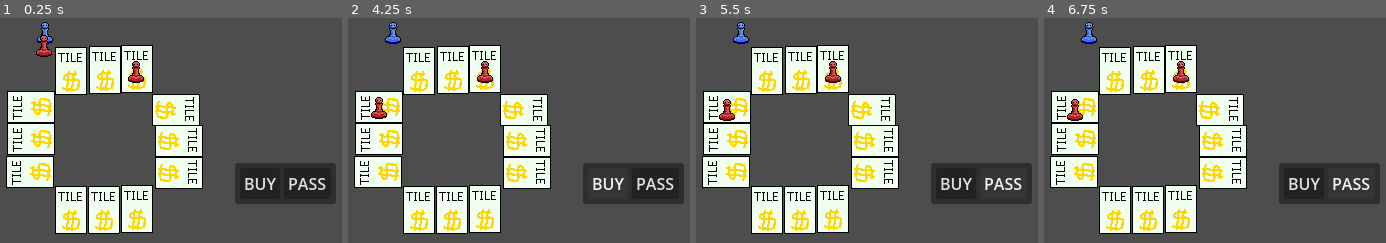
Above: before the commit, frames 1-4 (left to right).
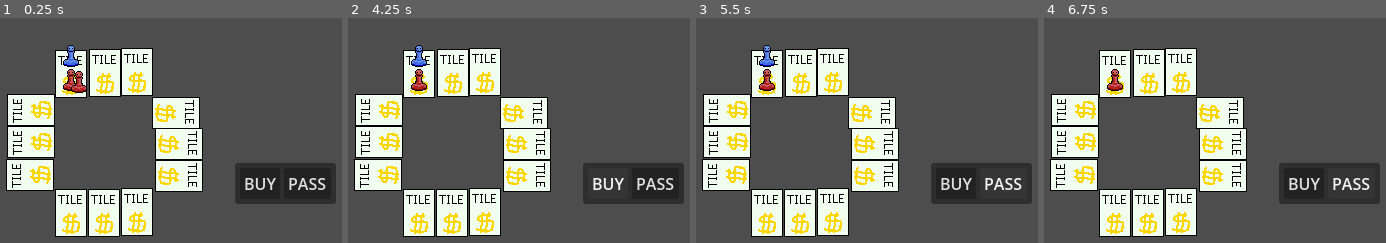
Above: after the commit, the same moments.

Repository: JosueMonteiroUchoaAlves/monopoly-godot
Game: Godot game, scene res://scenes/Root.tscn
Same seed, same stepped clock (60 frames per second), same inputs: the game is played once before the commit and once after it.
Inputs:
- Up to frame 1 (0.25 s): no input
- Up to frame 2 (4.25 s): click "BUY" at 0.5 s; click "PASS" at 1.25 s; click "BUY" at 2 s; click "PASS" at 2.75 s; click "BUY" at 3.5 s
- Up to frame 3 (5.5 s): click "PASS" at 4.25 s; tap Enter at 5 s
- Up to frame 4 (6.75 s): tap Space at 5.75 s; tap Enter at 6.5 s

The runs differ from the first frame. In frame 1, 9.4% of the frame differs, in the area x 1-60%, y 1-98%; in frame 2, 9.3%; in frame 3, 9.3%; in frame 4, 9.1%.

Commit message:
Refactor:     - Pasta criada pelo VScode adicionada ao .gitignore     - Round passa a ter uma função para o setup, e outra para iniciar a partida.     - Round deixa de armazenar tiles (não é da conta dele...)     - A responsabilidade de mover o player  sai de Round e vai para controller. Round deve apenas dizer o quanto ele vai se mover.     - Board agora linka cada TileNode com seu respectivo Tile (logic core)     - Função de "skip" adicionada a todos os controles     - Tiles pede para o controller do player executar o turno de acordo com a proposta dela

Diff:
--- a/scenes/Board.tscn
+++ b/scenes/Board.tscn
@@ -1,6 +1,6 @@
 [gd_scene format=3 uid="uid://dl1cqpu3o42dl"]
 
-[ext_resource type="Script" uid="uid://cy2qs3cy8pfvv" path="res://scenes/Board.gd" id="1_66b1s"]
+[ext_resource type="Script" uid="uid://cy2qs3cy8pfvv" path="res://scenes/scripts/Board.gd" id="1_66b1s"]
 [ext_resource type="PackedScene" uid="uid://b2isg06fnmy2a" path="res://scenes/Tile.tscn" id="2_w6jgk"]
 [ext_resource type="PackedScene" uid="uid://bhaxklaynv8re" path="res://scenes/Player.tscn" id="3_xdl3i"]
 
@@ -9,16 +9,16 @@
 
 [node name="Player" parent="." unique_id=1879539904 instance=ExtResource("3_xdl3i")]
 z_index = 1
-position = Vector2(48, 12)
+position = Vector2(74, 32)
 
 [node name="Enemy1" parent="." unique_id=2042366148 instance=ExtResource("3_xdl3i")]
 z_index = 1
-position = Vector2(46, 50)
+position = Vector2(63, 60)
 is_enemy = true
 
 [node name="Enemy2" parent="." unique_id=1165085393 instance=ExtResource("3_xdl3i")]
 z_index = 1
-position = Vector2(47, 25)
+position = Vector2(82, 58)
 is_enemy = true
 
 [node name="Tile1" parent="." unique_id=2050578409 instance=ExtResource("2_w6jgk")]
--- a/scenes/Control.tscn
+++ b/scenes/Control.tscn
@@ -1,6 +1,6 @@
 [gd_scene format=3 uid="uid://boomd2ke57g72"]
 
-[ext_resource type="Script" uid="uid://ci7fkhj6u2qft" path="res://scenes/Control.gd" id="1_5p55f"]
+[ext_resource type="Script" uid="uid://ci7fkhj6u2qft" path="res://scenes/scripts/Control.gd" id="1_5p55f"]
 
 [node name="Control" type="Control" unique_id=669627200]
 layout_mode = 3
--- a/scenes/Round.tscn
+++ b/scenes/Round.tscn
@@ -1,6 +1,6 @@
 [gd_scene format=3 uid="uid://c3tw2mp6n70ph"]
 
-[ext_resource type="Script" uid="uid://cdj5d8vwctys6" path="res://scenes/Round.gd" id="1_a4rw8"]
+[ext_resource type="Script" uid="uid://cdj5d8vwctys6" path="res://scenes/scripts/Round.gd" id="1_a4rw8"]
 [ext_resource type="PackedScene" uid="uid://boomd2ke57g72" path="res://scenes/Control.tscn" id="1_oqe1w"]
 [ext_resource type="PackedScene" uid="uid://dl1cqpu3o42dl" path="res://scenes/Board.tscn" id="1_tccmb"]
 
@@ -20,3 +20,4 @@
 grow_vertical = 0
 
 [node name="Board" parent="." unique_id=1499039582 instance=ExtResource("1_tccmb")]
+position = Vector2(0, 3)
--- a/scenes/Tile.tscn
+++ b/scenes/Tile.tscn
@@ -1,6 +1,6 @@
 [gd_scene format=3 uid="uid://b2isg06fnmy2a"]
 
-[ext_resource type="Script" uid="uid://dfw7kfkgkmfy3" path="res://scenes/Tile.gd" id="1_ywnoi"]
+[ext_resource type="Script" uid="uid://dfw7kfkgkmfy3" path="res://scenes/scripts/Tile.gd" id="1_ywnoi"]
 [ext_resource type="Texture2D" uid="uid://euj8p1f44hso" path="res://sprites/sprite-tile.png" id="2_ywnoi"]
 
 [node name="Tile" type="Node2D" unique_id=1152571067]
--- a/scenes/scripts/Board.gd
+++ b/scenes/scripts/Board.gd
@@ -1,49 +1,20 @@
 class_name BoardNode extends Node2D
 
-#@onready var personagem: Node2D = $Player
-#@onready var inimigo: Node2D = $Enemy
-
-@onready var _tiles: Array[TileNode] = [$Tile1, $Tile2, $Tile3, $Tile4, $Tile5, $Tile6, $Tile7, $Tile8, $Tile9, $Tile10, $Tile11, $Tile12]
 @onready var _user_choice_UI: Control
+var _tiles: Array[TileNode]
 var board_core: Board
 
 func _ready() -> void:
 	print("Debug Logs - Board")
+	_tiles = get_children_tiles()
 
 func setup(tiles: Array[Tile], players: Array[Controller], user_choice_UI_T: Control) -> void:
 	_user_choice_UI = user_choice_UI_T
 	board_core = Board.new(tiles, players)
 
-	_user_choice_UI.player_choose.connect(on_player_choose)
-
-# vai ficar aqui porque o player vai ser mover, porem de acordo com as coordenadas
-# entregues pelo Board, pois o player nao precisa saber das tiles, quem tem que ter
-# a lista de tiles eh o Board!
-# OBS: na real eu voltei atras e por enquanto isso aqui nao funciona,
-# no momento quem esta executando a turn
-func execute_turn():
-	#TODO implementar skip - jogador pode escolher nao jogar
-	var rng = RandomNumberGenerator.new()
-	for controller: Controller in board_core._players:
-		var initial_position: int = controller.player.get_position()
-
-		var squares = rng.randi_range(0, 5) # squares = casas
-		var new_position = (initial_position+squares) % board_core.SIZE
-		# temos que usar global_position ao inves de apenas position,
-		# pois ele retornaria a posicao apenas em relacao ao pai direto dele (Que eh Tile, nao root	)
-		var coordinates: Vector2 = _tiles[new_position].marker.global_position
-
-		#controller.player.move(coordinates)
-
-		#if initial_position != new_position:
-		#	_tiles[new_position].land_on(controller.player)
-		#	controller.execute_turn()
-
-
-
-# Called every frame. 'delta' is the elapsed time since the previous frame.
-func _process(delta: float) -> void:
-	pass
+	for i in range(Board.SIZE):
+		# linkar TileNode com seu respectivo tile
+		_tiles[i].logic_core = tiles[i]
 
 func get_children_tiles() -> Array[TileNode]:
 	var tiles: Array[TileNode] = []
@@ -61,13 +32,10 @@
 			tiles.append(child)
 	return tiles
 
-# currently not in use
-func on_player_choose(choice):
-	if choice == "buy":
-		print("I think the player bought smh")
+func activate_on_step(tile_position: int, player: Controller):
+	if _tiles[tile_position].logic_core._property != null: # Eh uma propriedade
+		var propertyTile = (_tiles[tile_position].logic_core as PropertyTile)
+		propertyTile.land_on(player)
 	else:
-		if choice == "pass":
-			print("Bro was too afraid to gamble")
-		else:
-			# Hacker choice?
-			print("Tf is this guy doing??")
+		# nao sendo uma propriedade... por enquanto nao faz nada
+		pass
--- a/scenes/scripts/Round.gd
+++ b/scenes/scripts/Round.gd
@@ -6,14 +6,19 @@
 var main_player: MainController
 var bot_players: Array[BotController] = []
 var players: Array[Controller] = []
-var tiles: Array[Tile]
+var tiles: Array[Tile] # PropertyTile, PrisionTile, StartingTile, LuckOrMischanceTile
 var player_nodes: Array[PlayerNode]
 
 # Called when the node enters the scene tree for the first time.
 func _ready() -> void:
-	# -1 quer dizer que esta fora da board
-	# TODO: adicionar a casa inicial, ai aqui vai ser 0 mesmo
-	var jogador = Player.new("Jogador", 240, -1)
+	round_setup()
+	start_round()
+
+func round_setup() -> void:
+	# Vai ter que ser 0 mesmo por causa do caso em que
+	# ele eh sorteado andar 0 casas quando ele ainda esta na -1
+	# TODO: adicionar a Tile inicial
+	var jogador = Player.new("Jogador", 240, 0)
 
 	var properties = [
 		"Vila Sésamo",
@@ -32,18 +37,17 @@
 
 	for i in range(Board.SIZE):
 		var property = HousingProperty.new(properties[i], 60, 60)
-		var tile = HousingTile.new(property)
-		#TODO: linkar tiles com seus respectivos Nodes2D
+		var tile = PropertyTile.new(property)
 		tiles.append(tile)
 
 	player_nodes = board.get_players()
 	for player_node in player_nodes:
-		var player_core = Player.new(str("Bot %s"% player_node.name), 240, -1)
+		var player_core = Player.new(str("Bot %s"% player_node.name), 240, 0)
 		if player_node.is_enemy:
 			var controller = BotController.new(player_core, player_node)
 			bot_players.append(controller)
 		else:
-			main_player = MainController.new(jogador, player_node)
+			main_player = MainController.new(jogador, player_node, user_choice_UI)
 
 	players.assign(bot_players)
 	players.append(main_player)
@@ -51,44 +55,45 @@
 	# vai servir futuramente para mover a partida para board
 	board.setup(tiles, players, user_choice_UI)
 
-	start_round()
 
 func start_round() -> void:
-	var _tiles: Array[TileNode] = board.get_children_tiles()
 	var rng = RandomNumberGenerator.new()
 	var current_turn_index: int = 0
 
 	#TODO: o player perde
 	while main_player.player.get_money() < 400:
-		var current_player: Controller = players[current_turn_index]
+		var current_player_controller: Controller = players[current_turn_index]
+		var current_player: Player = current_player_controller.player
+		print("Turno de %s"% current_player.get_player_name())
 
-		var initial_position: int = current_player.player.get_player_position()
+		var initial_position: int = current_player.get_player_position()
 
-		var squares = rng.randi_range(0, 3) # squares = casas
+		var squares = rng.randi_range(0, 4) # squares = casas
 		var new_position: int = (initial_position+squares) % Board.SIZE
-		print("Ele se movera %d casas"%squares)
 		# temos que usar global_position ao inves de apenas position,
 		# pois ele retornaria a posicao apenas em relacao ao pai direto dele (Que eh Tile, nao root	)
-		var coordinates: Vector2 = _tiles[new_position].marker.global_position
+		var coordinates: Vector2 = board._tiles[new_position].marker.global_position
 
 		# move para a nova casa
-		#-- Logicamente
-		current_player.player.move(new_position)
-		#-- Visualmente
-		current_player.view.move(coordinates)
-
+		current_player_controller.move_player(new_position, coordinates)
+		print("Ele se moveu %d casas"%squares)
 		# pra dar tempo de conferir se moveu certinho
 		await get_tree().create_timer(2.0).timeout
 
-		#TODO: ver se ele quer comprar ela e tals
-		current_player.execute_turn()
+		print("ele deve comecar a pensar a qualquer momento...")
+		if initial_position != new_position:
+			# Board -> Tile -> pergunta pra Controller:
+			# Como que esse player que esta linkado a voce quer agir?
+			board.activate_on_step(new_position, current_player_controller)
+		else: # nao saiu do lugar
+			current_player_controller.skip_turn("nao ter se movido")
 
-		print("Turno de %s ainda nao encerrou"% current_player.player.get_player_name())
-		await current_player.turn_finished
-		print("Turno de %s encerrado"% current_player.player.get_player_name())
+		await current_player_controller.turn_finished
+
+		print("Turno de %s encerrado\n"% current_player.get_player_name())
 
 		current_turn_index = (current_turn_index + 1) % players.size()
-
+		print("--------------")
 	print("Fim de jogo! Você ganhou")
 
 # Called every frame. 'delta' is the elapsed time since the previous frame.
--- a/scenes/scripts/Tile.gd
+++ b/scenes/scripts/Tile.gd
@@ -1,6 +1,7 @@
 class_name TileNode extends Node2D
 
 @onready var marker : Marker2D = $Marker
+var logic_core: Tile
 
 #-- These are not being used in this iteration at the moment.
 #@export var price: float
@@ -8,12 +9,3 @@
 #var property: Property
 #var logic_core: HousingPropertie = HousingPropertie.new("O Escritorio (do ingles The Office)", 100, 10)
 #--
-
-# Called when the node enters the scene tree for the first time.
-func _ready() -> void:
-	pass # Replace with function body.
-
-
-# Called every frame. 'delta' is the elapsed time since the previous frame.
-func _process(delta: float) -> void:
-	pass
--- a/scripts/Tile/Properties/housing_property.gd
+++ b/scripts/Tile/Properties/housing_property.gd
@@ -1,12 +1,4 @@
 class_name HousingProperty extends Property
-
-# Called when the node enters the scene tree for the first time.
-func _ready() -> void:
-	pass # Replace with function body.
-
-# Called every frame. 'delta' is the elapsed time since the previous frame.
-func _process(delta: float) -> void:
-	pass
 
 var _rent: int
 
@@ -15,8 +7,7 @@
 	_rent = rent
 
 # antiga funcao activate
-func charge_rent(payer: Player, receiver: Player):
-	var rent: int = _rent
-	payer.gain_or_spend_money(rent * -1)
-	receiver.gain_or_spend_money(rent)
-	print("{payer.get_name()} pagou {rent} a {receiver.get_name()}")
+func charge_rent(payer: Controller):
+	payer.player.gain_or_spend_money(_rent * -1)
+	_owner.gain_or_spend_money(_rent)
+	print("%s pagou %d a %s"% [payer.player.get_player_name(),_rent, _owner.get_player_name()])
--- a/scripts/Tile/tile_property.gd
+++ b/scripts/Tile/tile_property.gd
@@ -1,24 +1,20 @@
-class_name HousingTile extends Tile
+class_name PropertyTile extends Tile
 
-
-func _init(property: Property = null):
+# sempre vai ter uma property, entao nunca vai ser null
+func _init(property: Property):
 	super(property)
 
 # antiga funcao activate
-func land_on(player: Player):
-	var owner = _property.get_owner()
+func land_on(player_controller: Controller):
+	var owner = _property.get_property_owner()
 
 	if owner:
-		_property.charge_rent(player, owner)
+		print("Vish... a(o) %s tinha um dono!"%_property.get_property_name())
+		_property.charge_rent(player_controller)
+		print("Agora %s tem apenas %d reais!"%[player_controller.player.get_player_name(), player_controller.player.get_money()])
+		# por enaquanto
+		player_controller.skip_turn("nao ter mais o que fazer")
 	else:
-		var prompt := "Você quer comprar {_property.get_name()} por {_property.get_price()}"
-		var options := ["Sim", "Não"]
-		print("Voce pousou na {_property.get_name()} mas nao tinha comprador")
-		""" var d = Decision(prompt, options).promptDecision()
-		if d == 0:
-			_property.set_owner(player)
-			player.gain_or_spend_money(_property.get_price() * -1)
-			print("Você escolheu comprar {_property.get_name()}")
-		else:
-			print("Você escolheu não comprar")
-		"""
+		print("Voce pousou na %s, mas ela nao tinha um dono..."%_property.get_property_name())
+		#TODO: ver se ele quer comprar ela e tals
+		player_controller.execute_turn(_property)
--- a/scripts/controller.gd
+++ b/scripts/controller.gd
@@ -10,14 +10,16 @@
 	player = player_t
 	view = view_t
 
+func move_player(new_position: int, coordinates: Vector2) -> void:
+	#-- Logicamente
+	player.move(new_position)
+	#-- Visualmente
+	view.move(coordinates)
+
 @abstract
-func execute_turn()
+func execute_turn(_property: Property)
 
-# Called when the node enters the scene tree for the first time.
-# func _ready() -> void:
-# 	pass # Replace with function body.
-
-
-# Called every frame. 'delta' is the elapsed time since the previous frame.
-# func _process(delta: float) -> void:
-# 	pass
+func skip_turn(reason: String) -> void:
+	print("%s teve seu turno eskipado por %s\n"%[player._name, reason])
+	await Engine.get_main_loop().create_timer(1.0).timeout
+	turn_finished.emit()
--- a/scripts/controllers/bot_controller.gd
+++ b/scripts/controllers/bot_controller.gd
@@ -1,11 +1,19 @@
 class_name BotController extends Controller
 
+# The chance of buying a property -> the default is 3
+var aggressiveness: int = 3
 
 var rng = RandomNumberGenerator.new()
+func execute_turn(_property: Property):
+	print("%s esta pensando..."%player._name)
 
-func execute_turn():
-	print("\nBot esta jogando...")
-
+	var random_choice = rng.randi_range(1,10)
+	if random_choice <= aggressiveness:
+		print("%s resolveu comprar a propriedade"%player._name)
+		_property.buy_property(player)
+		print("agora ele tem %d no bolso"%player.get_money())
+	else:
+		print("%s nao quis a propriedade"%player._name)
 	# precisa de um await para a funcao que chamou ela assumir o
 	# controle denovo e esperar o sinal
 	await Engine.get_main_loop().create_timer(2.0).timeout
--- a/scripts/controllers/main_controller.gd
+++ b/scripts/controllers/main_controller.gd
@@ -1,5 +1,6 @@
 class_name MainController extends Controller
 
+var _UIcontrol: Control
 var titles: Array[Title] = []
 var properties: Array[Property] = []
 var skips: int = 3
@@ -9,11 +10,26 @@
 signal end_skips
 signal end_plays
 
+func _init(player_t: Player, view_t: PlayerNode, UIcontrol:Control):
+	super(player_t, view_t)
+	_UIcontrol = UIcontrol
+
 var rng = RandomNumberGenerator.new()
 
-func execute_turn():
-	print("\nJogador esta jogando...")
+func execute_turn(_property: Property):
+	print("%s esta pensando..."%player._name)
 
-	await Engine.get_main_loop().create_timer(2.0).timeout
-
+	var choice: String = await _UIcontrol.player_choose
+	if choice == "buy":
+		print("%s resolveu comprar a propriedade"%player._name)
+		_property.buy_property(player)
+		print("agora ele tem %d no bolso"%player.get_money())
+	else:
+		if choice == "pass":
+			print("Bro was too afraid to gamble")
+			print("%s nao quis a propriedade"%player._name)
+		else:
+			# Hacker choice?
+			print("Tf is this guy doing??")
+	await Engine.get_main_loop().create_timer(1.0).timeout
 	turn_finished.emit()
--- a/scripts/property.gd
+++ b/scripts/property.gd
@@ -1,7 +1,7 @@
 @abstract
 class_name Property extends Resource
 
-var _owner: Player : get=get_property_owner, set=set_property_owner
+var _owner: Player : get=get_property_owner, set=buy_property
 var _price: int :  get=get_property_price
 var _name: String : get=get_property_name
 
@@ -11,8 +11,10 @@
 	_owner = owner
 
 # antiga funcao "activate"
+#TODO o payer ser um controller permite em algum momento o player
+# poder vender alguma property ou Asset para a board (ou player) para sair da divida
 @abstract
-func charge_rent(payer: Player, receiver: Player)
+func charge_rent(payer: Controller)
 
 func get_property_name():
 	return _name
@@ -23,5 +25,12 @@
 func get_property_owner():
 	return _owner
 
-func set_property_owner(player: Player):
-	_owner = player
+# por enquanto so poderam comprar propriedades. Nada de trocas por agora...
+func buy_property(player: Player):
+	# pra parar de disparar um erro ao definir o setter
+	if player:
+		if player.get_money() >= self._price:
+			_owner = player
+			player.gain_or_spend_money(self._price * -1)
+		else:
+			print("Querer nao eh poder...")
--- a/scripts/tile.gd
+++ b/scripts/tile.gd
@@ -6,5 +6,7 @@
 func _init(property: Property = null):
 	_property = property
 
+# Faz sentido que ele receba um Controller porque ele tem acesso tanto
+# ao pagamento do player quanto ao metodo que pede pro player escolher
 @abstract
-func land_on(player: Player)
+func land_on(player: Controller)
